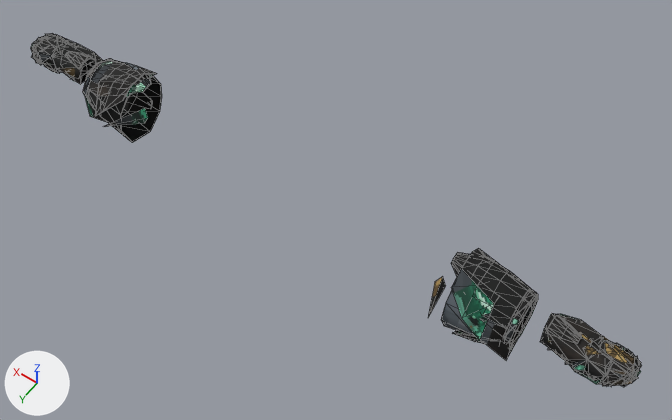
Renders of the glTF model assets/modeles/armures/porte/gantelets_verre.glb from each side of a commit.
Rendered twice from a camera (50 mm lens) standing at (-0.96, 1.221, 3.272) and looking at (-0.121, 0.047, 1.427). Arrows for +X, +Y and +Z are at lower left; the lights stay in place. The older version comes first. Mesh edges are drawn as thin lines. Vertices at exactly the same position are counted once.

Objects in the first picture: 'gantelets_verre'.
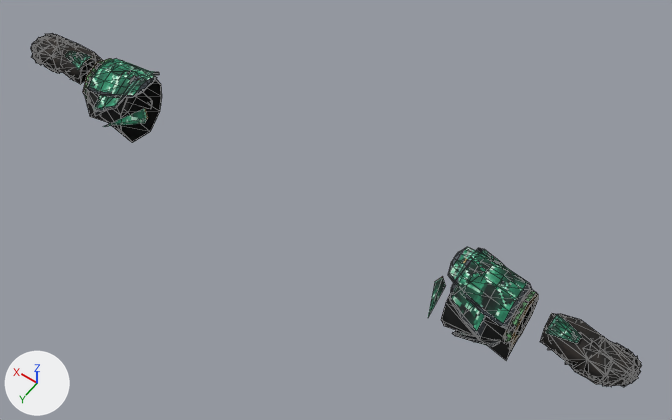
The change, as a list of edits to the scene's bpy script:
```text
Add mat_acier_cadre:
    mat_acier_cadre = principled_material('acier.cadre')
    mat_acier_cadre.texture = img_atlas_verre
    mat_acier_cadre.roughness = 0.8
Change me_gantelets_verre:
    used by ob_gantelets_verre; location = (0.0, 0.0, 0.0)
    remove me_gantelets_verre.from_pydata(...)  # 834 vertices, 1128 faces; spans x -0.94..0.93, y -0.03..0.22, z 1.35..1.55
    add me_gantelets_verre.from_pydata(...)  # 923 vertices, 1296 faces; spans x -0.94..0.93, y -0.03..0.22, z 1.35..1.55
    me_gantelets_verre part 1: 14 vertices moved from x -0.64..-0.47, y 0.01..0.14, z 1.37..1.55 to x -0.64..-0.47, y -0.01..0.16, z 1.37..1.55; 31 vertices removed from x -0.65..-0.47, y 0.02..0.15, z 1.36..1.55; 83 vertices added at x -0.65..-0.47, y -0.02..0.17, z 1.35..1.55
    me_gantelets_verre part 2: 13 vertices moved from x 0.47..0.64, y 0.01..0.12, z 1.48..1.55 to x 0.47..0.64, y 0.0..0.16, z 1.44..1.55; 23 vertices removed from x 0.47..0.65, y 0.02..0.14, z 1.49..1.55; 60 vertices added at x 0.47..0.65, y -0.02..0.17, z 1.44..1.55
    me_gantelets_verre part 3: 854 kept faces spanning x -0.94..0.93, y -0.03..0.22, z 1.35..1.55 get new texture (UV) coordinates
    add me_gantelets_verre.materials.append(mat_acier_cadre)  # picture img_atlas_verre
```

Location of each change, [x1, y1, x2, y2] in pixels of the pictures (672 x 420 px):
part 1 of me_gantelets_verre, built on
    before: [451, 248, 538, 344]
    after: [448, 247, 532, 347]
part 2 of me_gantelets_verre, built on
    before: [87, 58, 157, 116]
    after: [88, 59, 159, 116]
part 3 of me_gantelets_verre, surface changed
    both: [31, 37, 641, 386]
